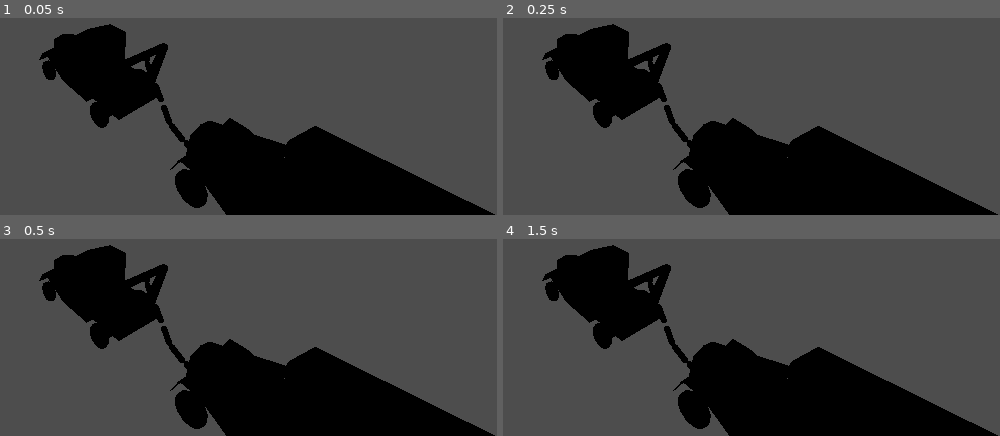
Above: before the commit, frames 1-4 (two rows, left to right).
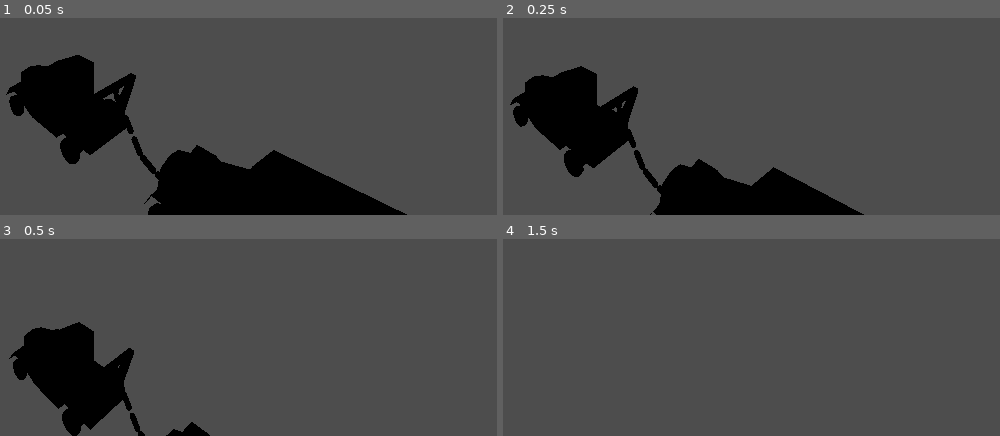
Above: after the commit, the same moments.

Repository: vkSegfault/SuperGodotKart
Game: Godot game, scene res://vehicles/tow_truck.tscn
Same seed, same stepped clock (60 frames per second), same inputs: the game is played once before the commit and once after it. This scene is started directly instead of the project's main scene.
Inputs:
- Up to frame 1 (0.05 s): no input
- Up to frame 2 (0.25 s): no input
- Up to frame 3 (0.5 s): no input
- Up to frame 4 (1.5 s): hold W (accelerate) from 0.53 s (still down); tap Enter at 1.25 s

The runs differ from the first frame. In frame 1, 22% of the frame differs, in the area x 1-100%, y 3-100%; in frame 2, 28%; in frame 3, 35%; in frame 4, 27%.
Error before the commit: Attempt to call function 'set_multiplayer_authority' in base 'null instance' on a null instance. (res://vehicles/vehicle.gd:23)
Error after the commit: Attempt to call function 'is_multiplayer_authority' in base 'null instance' on a null instance. (res://vehicles/vehicle.gd:31)

Commit message:
fixing spawner replication bug

Diff:
--- a/main.gd
+++ b/main.gd
@@ -6,7 +6,7 @@
 extends Node
 
 var ADDRESS = "127.0.0.1" # = get_ip_text() #$Lobby/TextEdit.text #"127.0.0.1"
-const PORT = 2077
+const PORT = 12077
 const MAX_PLAYERS = 8
 
 var temp_lineedit_ip = LineEdit.new()
@@ -73,7 +73,7 @@
 
 	$Lobby.visible = false
 	temp_lineedit_ip.visible = false
-	if !server:   # spawn only if wea re not the server
+	if !server:   # spawn only if we ere not the server
 		spawn_car()
 	spawn_label("SERVER")
 
--- a/main.tscn
+++ b/main.tscn
@@ -15,7 +15,6 @@
 offset_bottom = 40.0
 
 [node name="HostButton" type="Button" parent="Lobby"]
-layout_mode = 1
 anchors_preset = -1
 anchor_left = 6.15
 anchor_top = 4.15
@@ -25,7 +24,6 @@
 text = "Host"
 
 [node name="JoinButton" type="Button" parent="Lobby"]
-layout_mode = 1
 anchors_preset = -1
 anchor_left = 14.525
 anchor_top = 4.1
--- a/vehicles/car_base.tscn
+++ b/vehicles/car_base.tscn
@@ -21,6 +21,9 @@
 properties/2/path = NodePath("Body:scale")
 properties/2/spawn = true
 properties/2/sync = true
+properties/3/path = NodePath("Body/CameraBase:position")
+properties/3/spawn = true
+properties/3/sync = true
 
 [node name="CarBase" type="Node3D"]
 
--- a/vehicles/follow_camera.gd
+++ b/vehicles/follow_camera.gd
@@ -11,22 +11,23 @@
 
 
 func _physics_process(_delta):
-	var target: Vector3 = get_parent().global_transform.origin
-	var pos := global_transform.origin
+	if is_multiplayer_authority():
+		var target: Vector3 = get_parent().global_transform.origin
+		var pos := global_transform.origin
 
-	var from_target := pos - target
+		var from_target := pos - target
 
-	# Check ranges.
-	if from_target.length() < min_distance:
-		from_target = from_target.normalized() * min_distance
-	elif from_target.length() > max_distance:
-		from_target = from_target.normalized() * max_distance
+		# Check ranges.
+		if from_target.length() < min_distance:
+			from_target = from_target.normalized() * min_distance
+		elif from_target.length() > max_distance:
+			from_target = from_target.normalized() * max_distance
 
-	from_target.y = height
+		from_target.y = height
 
-	pos = target + from_target
+		pos = target + from_target
 
-	look_at_from_position(pos, target, Vector3.UP)
+		look_at_from_position(pos, target, Vector3.UP)
 
-	# Turn a little up or down
-	transform.basis = Basis(transform.basis[0], deg_to_rad(angle_v_adjust)) * transform.basis
+		# Turn a little up or down
+		transform.basis = Basis(transform.basis[0], deg_to_rad(angle_v_adjust)) * transform.basis
--- a/vehicles/vehicle.gd
+++ b/vehicles/vehicle.gd
@@ -12,7 +12,7 @@
 
 func _enter_tree():
 	# synchronized set autothority should be done here but when it's done synchronizer is null (probably Node is not initialized yet)
-	pass
+	get_node("..").set_multiplayer_authority(str(get_node("..").name).to_int())
 
 func _ready():
 	# FUCKING IMPORTANT
@@ -20,7 +20,7 @@
 	# without it only server would be able to control all spawned cars
 	# go up, because we set name of instance which here is `CarBase` root node, if we just call name it will be from current node that this script is atatched to
 	print("Name of Car instance: " + str(get_node("..").name))
-	synchronizer.set_multiplayer_authority(str(get_node("..").name).to_int())   # here using synchronizer node but we can use any node we want
+	#synchronizer.set_multiplayer_authority(str(get_node("..").name).to_int())   # here using synchronizer node but we can use any node we want
 	#get_node("..").set_multiplayer_authority(str(get_node("..").name).to_int())   # here setting authority for CarBase root node
 	print("Remote sender id: " + str(multiplayer.get_remote_sender_id()))
 
@@ -31,8 +31,8 @@
 	camera.current = synchronizer.is_multiplayer_authority()
 
 func _physics_process(delta: float):
-	if synchronizer.is_multiplayer_authority():
-	#if is_multiplayer_authority():   # we can check if this node (or any parent node becausde inheritance) is authority
+	#if synchronizer.is_multiplayer_authority():
+	if is_multiplayer_authority():   # we can check if this node (or any parent node becausde inheritance) is authority
 		var fwd_mps := (linear_velocity * transform.basis).x
 
 		_steer_target = Input.get_axis(&"turn_right", &"turn_left")
